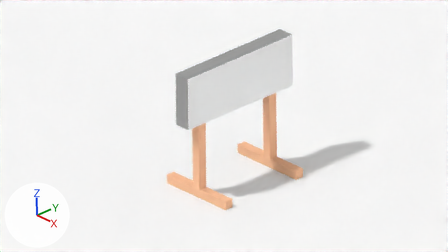
The Blender file blender/403.blend, before and after one commit.
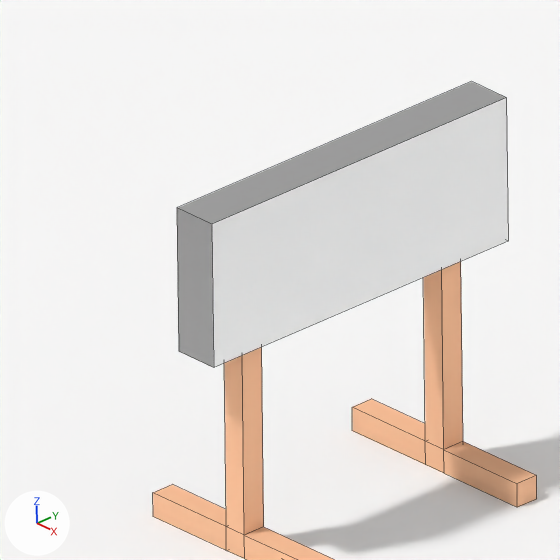
Old and new are each drawn from the file's camera 'Camera' and again close up on the part from 25% to 69% of the width and 0% to 79% of the height. Every picture has the same lights, and +X, +Y and +Z are marked at lower left. The close-ups show mesh edges as thin lines.
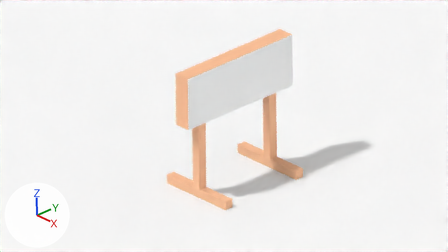
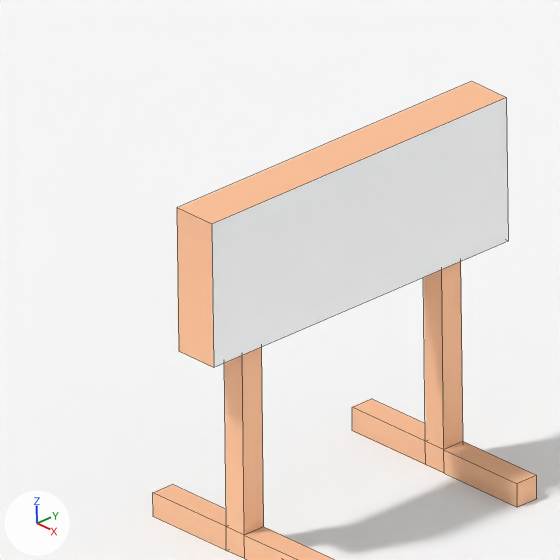
What differs and where, as boxes [x1, y1, x2, y2] in the close-ups (560 x 560 px):
part 1 of me_cube, recoloured (grey to beige)
    both: [177, 82, 506, 368]

Edits to the bpy script that builds the scene:
```text
Change me_cube:
    where me_cube.from_pydata(...)  # 72 vertices, 66 faces; spans x -9.0..9.0, y -15.1..15.3, z 0.0..29.7
    used by ob_cube; location = (0.0, 0.0, 0.0); scale = (0.14, 0.14, 0.14)
    me_cube part 1: all 3 faces that had it switch from mat_gray (its picture is missing) to mat_wood (beige #ffc69e)
```
